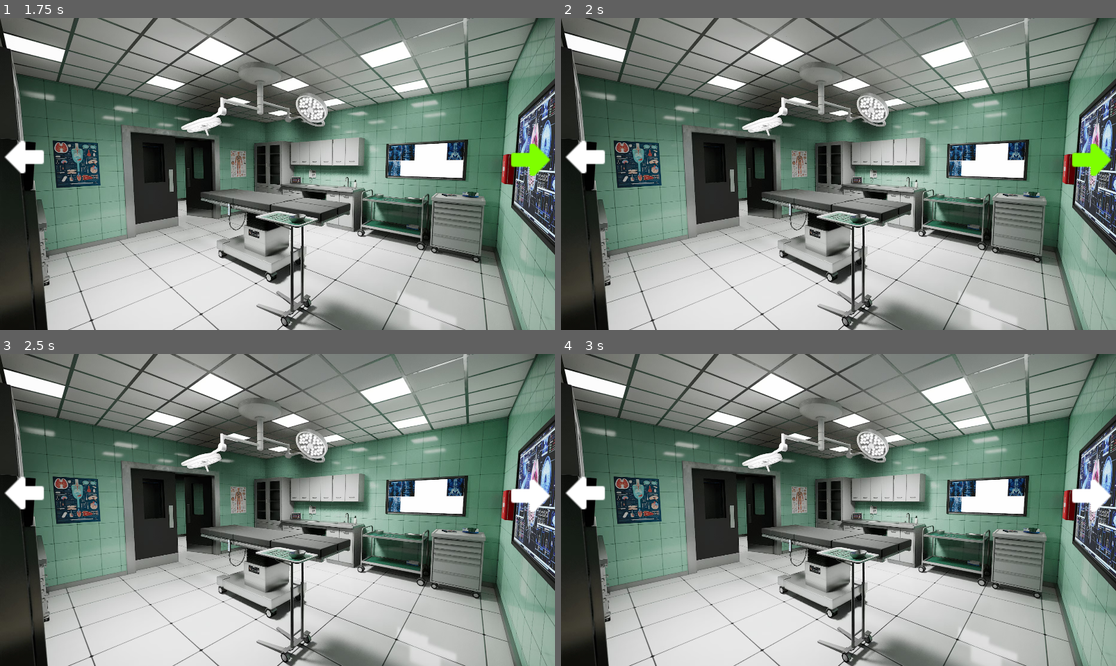
Above: before the commit, frames 1-4 (two rows, left to right).
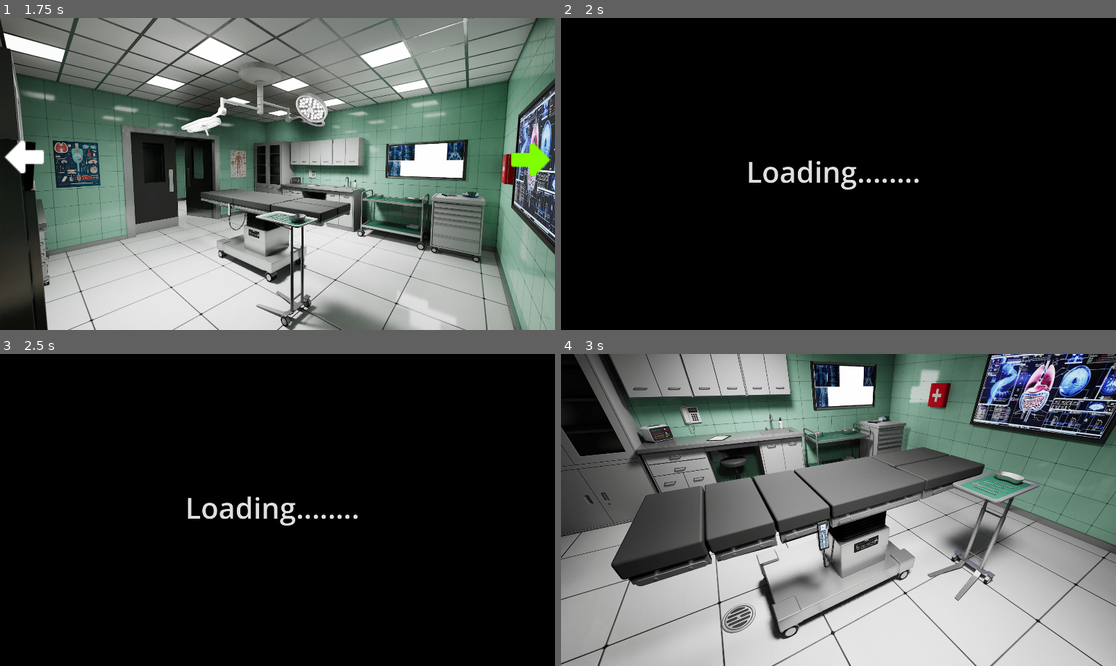
Above: after the commit, the same moments.

Repository: Cavan/EscapeRoomProject
Game: Godot game, scene res://World/world.tscn
Two runs of this game, one before a commit and one after it. Both use one fixed random seed, a clock stepped at 60 frames per second and the inputs below.
Inputs (mouse positions are in pixels of both pictures, inside the frame that each line leads up to):
- Up to frame 1 (1.75 s): tap Enter at 0.5 s; move the mouse to (22, 158) at 0.52 s; click (22, 158) at 0.67 s; tap Space at 1.25 s; move the mouse to (532, 161) at 1.27 s; click (532, 161) at 1.42 s
- Up to frame 2 (2 s): no input
- Up to frame 3 (2.5 s): move the mouse to (333, 441) at 2.02 s; click (333, 441) at 2.17 s
- Up to frame 4 (3 s): tap Enter at 2.75 s; move the mouse to (810, 572) at 2.77 s; click (810, 572) at 2.92 s

Frame 1 is identical in both runs. In frame 2, 96% of the frame differs, in the area x 0-100%, y 0-100%; in frame 3, 96%; in frame 4, 80%.

Commit message:
Checkpoint: Working on cycling through maps.

Diff:
--- /dev/null
+++ b/UI/loading_screen.tscn
@@ -0,0 +1,38 @@
+[gd_scene format=3 uid="uid://c1bwtupcf2ral"]
+
+[node name="Loading_Screen" type="Control"]
+visible = false
+layout_mode = 3
+anchors_preset = 15
+anchor_right = 1.0
+anchor_bottom = 1.0
+grow_horizontal = 2
+grow_vertical = 2
+
+[node name="LoadingDisplay" type="CanvasLayer" parent="."]
+visible = false
+
+[node name="ColorRect" type="ColorRect" parent="LoadingDisplay"]
+anchors_preset = 15
+anchor_right = 1.0
+anchor_bottom = 1.0
+grow_horizontal = 2
+grow_vertical = 2
+color = Color(0, 0, 0, 1)
+
+[node name="TextEdit" type="TextEdit" parent="LoadingDisplay/ColorRect"]
+layout_mode = 1
+anchors_preset = 8
+anchor_left = 0.5
+anchor_top = 0.5
+anchor_right = 0.5
+anchor_bottom = 0.5
+offset_left = -323.0
+offset_top = -83.5
+offset_right = 323.0
+offset_bottom = 83.5
+grow_horizontal = 2
+grow_vertical = 2
+theme_override_colors/background_color = Color(0, 0, 0, 1)
+theme_override_font_sizes/font_size = 100
+text = "Loading........"
--- a/World/world.gd
+++ b/World/world.gd
@@ -1,32 +1,85 @@
 extends Control
 
 @export var main_level_path:String
+@export var level_2_path:String
+@export var level_3_path:String
+
+@onready var loading_display:CanvasLayer = $Loading_Screen/LoadingDisplay
+
+const LEFT_NAV_ARROW_CLICKED = "LEFT_NAV_ARROW_CLICKED"
+const RIGHT_NAV_ARROW_CLICKED = "RIGHT_NAV_ARROW_CLICKED"
 
 var async_loading_path:String
-
+var current_map_path:String
+var current_level:Node
 
 # Called when the node enters the scene tree for the first time.
 func _ready():
 	load_main_level()
 	var navigation = get_node("Navigation_Arrows")
 	navigation.navigation_arrow_clicked.connect(_on_navigation_action)
+	loading_display.visible = false
+
 
 
 
 # Called every frame. 'delta' is the elapsed time since the previous frame.
 func _process(delta):
-	pass
+	if loading_display:
+		# advance to the next map
+		change_current_map()
 
 
 
 func load_main_level() -> void:
 	async_loading_path = main_level_path
+	current_map_path = async_loading_path
 	print(ResourceLoader.load_threaded_get_status(async_loading_path))
 	ResourceLoader.load_threaded_request(async_loading_path)
-	var current_level = ResourceLoader.load_threaded_get(async_loading_path).instantiate()
+	current_level = ResourceLoader.load_threaded_get(async_loading_path).instantiate()
 	#await get_tree().create_timer(1.0).timeout
 	add_child(current_level)
 
 func _on_navigation_action(direction:String):
 	print("Click Signal Detected")
 	print(direction)
+	if direction == LEFT_NAV_ARROW_CLICKED:
+		navigate_to_previous_map()
+	if direction == RIGHT_NAV_ARROW_CLICKED:
+		navigate_to_next_map()
+
+func navigate_to_next_map() -> void:
+	print("Navigating to next map")
+	animated_scene_swap_loader()
+
+func navigate_to_previous_map() -> void:
+	print("Navigating to previous map")
+
+func animated_scene_swap_loader() -> void:
+	var new_map
+	if (current_map_path == main_level_path):
+		async_loading_path = level_2_path
+	elif async_loading_path == level_2_path:
+		async_loading_path = level_3_path
+
+	var tween = create_tween().tween_property(current_level, "modulate:a", 0, 0.5)
+
+	await tween.finished
+
+	#animatedLoading.visible = true
+	loading_display.visible = true
+	#spinner.play("spinner")
+
+	remove_child(current_level)
+	ResourceLoader.load_threaded_request(async_loading_path)
+
+func change_current_map() -> void:
+	if (ResourceLoader.load_threaded_get_status(async_loading_path) == ResourceLoader.THREAD_LOAD_LOADED):
+			current_level = ResourceLoader.load_threaded_get(async_loading_path).instantiate()
+			await get_tree().create_timer(1.0).timeout
+			add_child(current_level)
+			current_level.modulate.a = 0
+			#spinner.stop()
+			loading_display.visible = false
+			var tween = create_tween().tween_property(current_level, "modulate:a", 1, 0.5)
+			await tween.finished
--- a/World/world.tscn
+++ b/World/world.tscn
@@ -1,13 +1,16 @@
-[gd_scene load_steps=3 format=3 uid="uid://cc70cbko44b3v"]
+[gd_scene load_steps=4 format=3 uid="uid://cc70cbko44b3v"]
 
 [ext_resource type="Script" path="res://World/world.gd" id="1_aq7k1"]
 [ext_resource type="PackedScene" uid="uid://dp2v0vvwacf7r" path="res://UI/navigation_arrows.tscn" id="2_ijtix"]
+[ext_resource type="PackedScene" uid="uid://c1bwtupcf2ral" path="res://UI/loading_screen.tscn" id="3_prefl"]
 
 [node name="World" type="Control"]
 layout_mode = 3
 anchors_preset = 0
 script = ExtResource("1_aq7k1")
 main_level_path = "res://Levels/level_1.tscn"
+level_2_path = "res://Levels/level_2.tscn"
+level_3_path = "res://Levels/level_3.tscn"
 
 [node name="Navigation_Arrows" parent="." instance=ExtResource("2_ijtix")]
 position = Vector2(21, 0)
@@ -27,4 +30,8 @@
 [node name="Right_Arrow" parent="Navigation_Arrows/Area2D_Right_Arrow" index="0"]
 position = Vector2(-3, -2)
 
+[node name="Loading_Screen" parent="." instance=ExtResource("3_prefl")]
+layout_mode = 1
+
 [editable path="Navigation_Arrows"]
+[editable path="Loading_Screen"]
